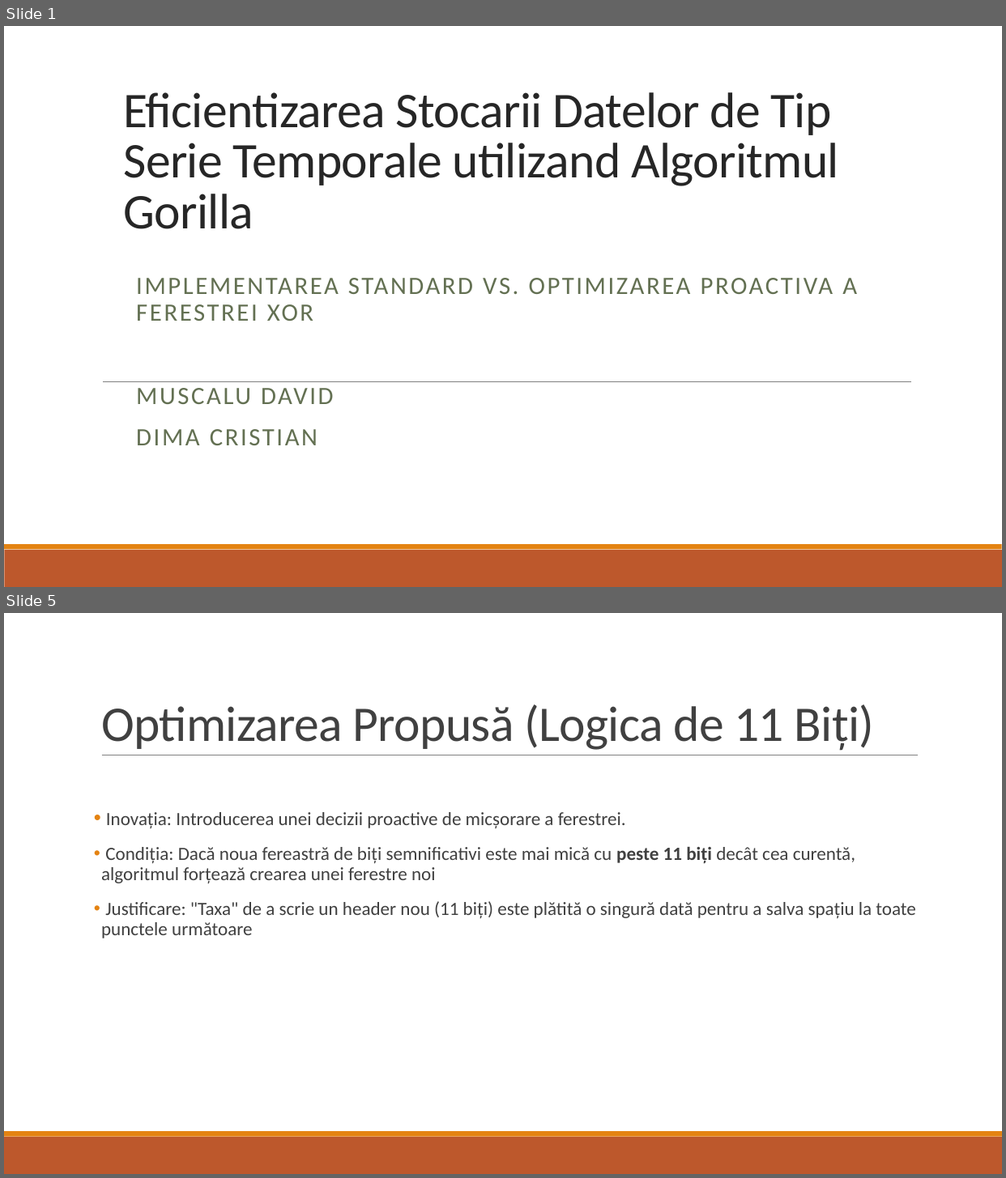
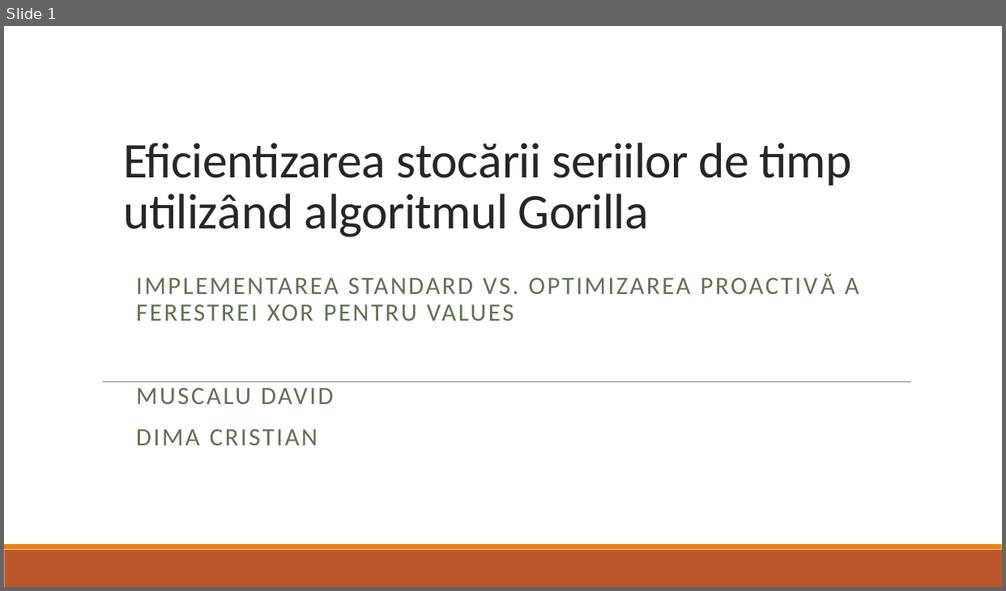
Before and after one commit to dimacul/PROIECT_PROCESAREA_SEMNALELOR, a slide deck: Eficientizarea Stocarii Datelor de Tip Serie Temporale utilizand.pptx. Shown one above the other, each under a label of ours: slides 1 and 5 before the commit, slide 1 after it; the slides between them are not shown. The pictures are 1006x1178 and 1006x591 pixels, drawn with LibreOffice and Linux fonts; fonts in the diff are those of the drawing. Boxes give left, top, right and bottom in pixels: in the first picture for what was removed or moved away, otherwise in the second. Text is boxed around its words. In the diff, an @@ line names an element or a change of style, - is before the commit and + after.

```diff
--- a/Eficientizarea Stocarii Datelor de Tip Serie Temporale utilizand.pptx
+++ b/Eficientizarea Stocarii Datelor de Tip Serie Temporale utilizand.pptx
@@ slide 5 removed at (x1=4, y1=613, x2=1002, y2=1174), background #FFFFFF; not listed: 2 template elements that a slide beside it also shows @@
@@ title removed at (x1=101, y1=705, x2=874, y2=751) @@
-Optimizarea Propusă (Logica de 11 Biți)
@@ line removed from (102, 756) to (918, 756) @@
@@ text removed at (x1=101, y1=812, x2=915, y2=939) @@
-• Inovația: Introducerea unei decizii proactive de micșorare a ferestrei.
-• Condiția: Dacă noua fereastră de biți semnificativi este mai mică cu peste 11 biți decât cea curentă, algoritmul forțează crearea unei ferestre noi
-• Justificare: "Taxa" de a scrie un header nou (11 biți) este plătită o singură dată pentru a salva spațiu la toate punctele următoare
@@ slide 1 changed as well @@
@@ title at (x1=123, y1=143, x2=851, y2=237): text changed @@
-Eficientizarea Stocarii Datelor de Tip Serie Temporale utilizand Algoritmul Gorilla
+Eficientizarea stocării seriilor de timp utilizând algoritmul Gorilla
@@ subtitle at (x1=136, y1=278, x2=859, y2=321): text changed @@
-IMPLEMENTAREA STANDARD VS. OPTIMIZAREA PROACTIVA A FERESTREI XOR
+IMPLEMENTAREA STANDARD VS. OPTIMIZAREA PROACTIVĂ A FERESTREI XOR PENTRU VALUES
```
Also in this commit, not shown: 22 slides added, 7 other slides removed, 6 other files.
